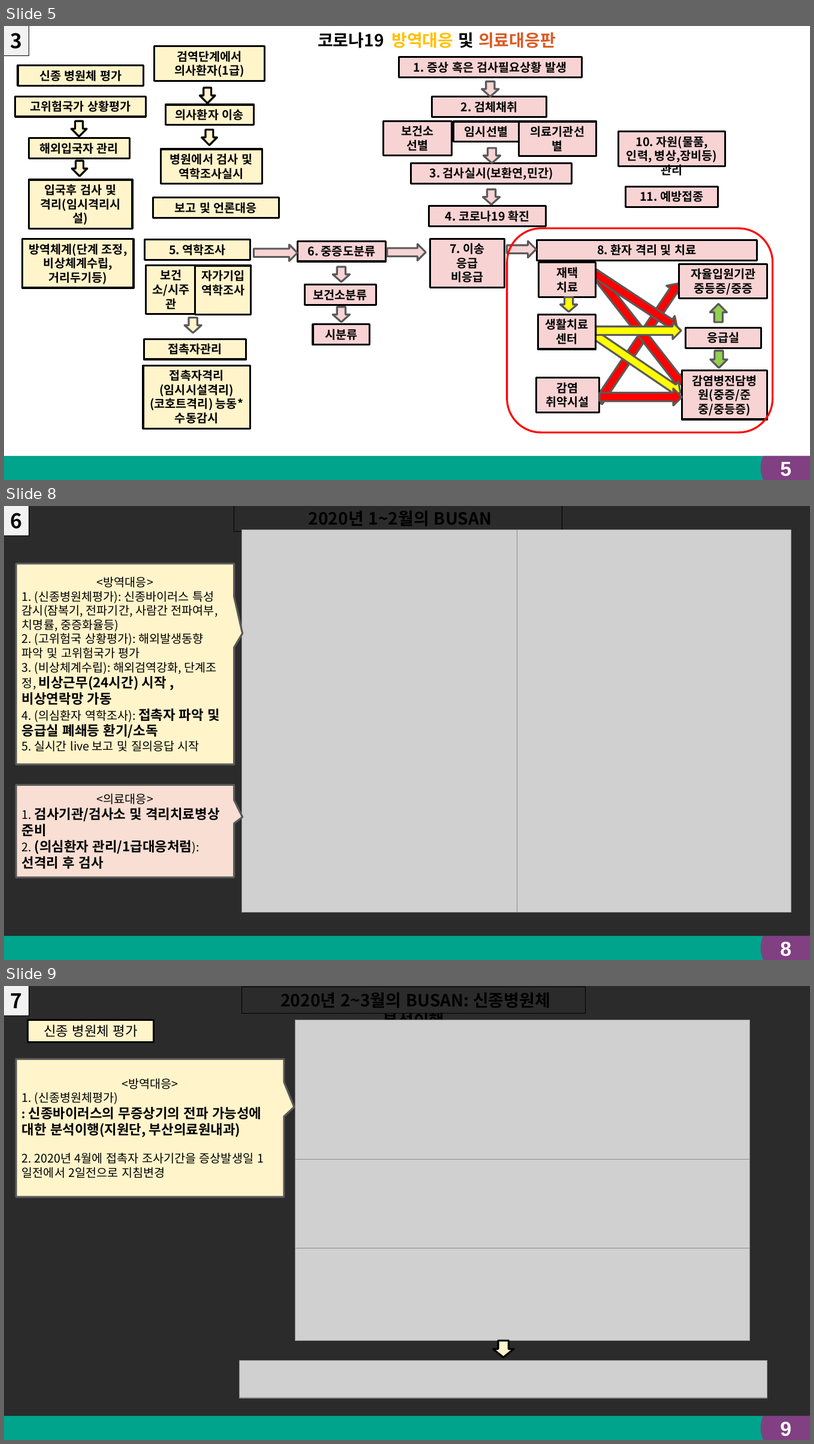
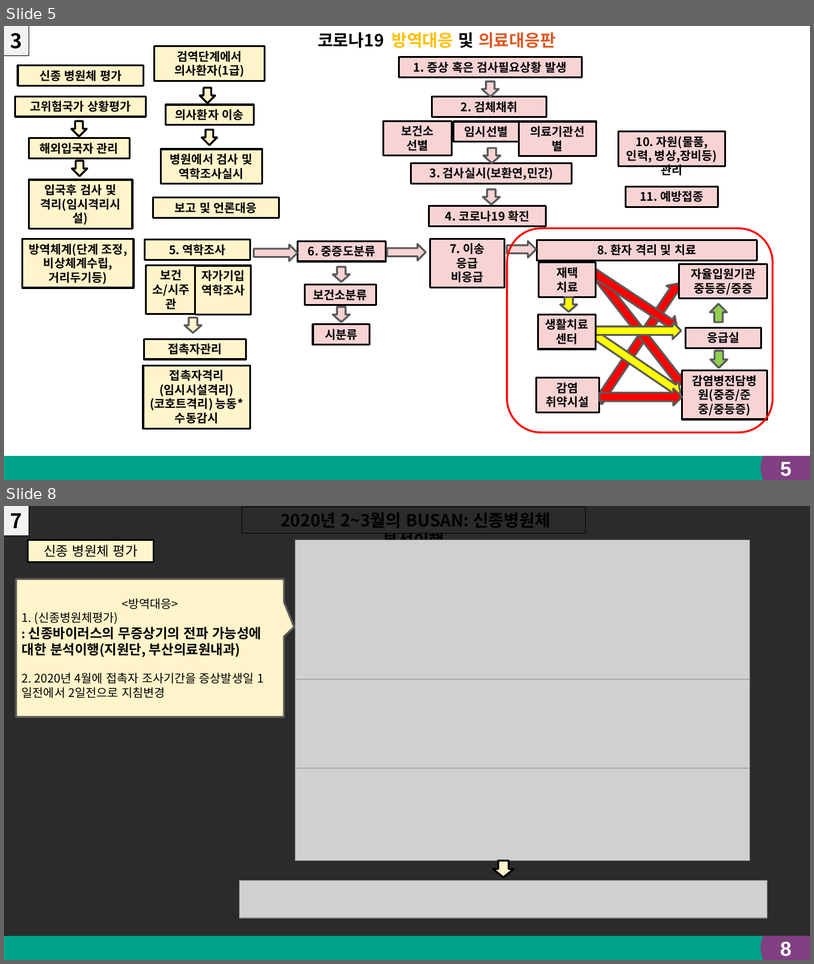
Before and after one commit to a01051657604-hash/-james127-homepage, a slide deck: assets/library/doc-009-6bd9d391f91c.pptx. Shown one above the other, each under a label of ours: slides 5, 8 and 9 before the commit, slides 5 and 8 after it; the slides between them are not shown. The pictures are 814x1444 and 814x964 pixels, drawn with LibreOffice and Linux fonts; fonts in the diff are those of the drawing; grey boxes stand for pictures; background and template pictures are left out; a plain dark background stands for a picture behind light text. Boxes give left, top, right and bottom in pixels: in the first picture for what was removed or moved away, otherwise in the second. Text is boxed around its words. In the diff, an @@ line names an element or a change of style, - is before the commit and + after.

```diff
--- a/assets/library/doc-009-6bd9d391f91c.pptx
+++ b/assets/library/doc-009-6bd9d391f91c.pptx
@@ slide 8 removed at bbox=[4, 506, 810, 960], background picture (left out); not listed: 2 template elements that a slide beside it also shows @@
@@ rectangle removed at bbox=[4, 506, 29, 535] @@
-6
@@ rectangle removed at bbox=[234, 506, 563, 532] @@
-2020년 1~2월의 BUSAN
@@ picture removed at bbox=[242, 530, 518, 913] @@
@@ picture removed at bbox=[518, 530, 792, 913] @@
@@ speech box removed at bbox=[16, 564, 234, 765] @@
-<방역대응>
-1. (신종병원체평가): 신종바이러스 특성 감시(잠복기, 전파기간, 사람간 전파여부, 치명률, 중증화율등)
-2. (고위험국 상황평가): 해외발생동향 파악 및 고위험국가 평가
-3. (비상체계수립): 해외검역강화, 단계조정, 비상근무(24시간) 시작 , 비상연락망 가동
-4. (의심환자 역학조사): 접촉자 파악 및 응급실 폐쇄등 환기/소독
-5. 실시간 live 보고 및 질의응답 시작
@@ speech box removed at bbox=[16, 785, 234, 877] @@
-<의료대응>
-1. 검사기관/검사소 및 격리치료병상 준비
-2. (의심환자 관리/1급대응처럼): 선격리 후 검사
@@ page number removed at bbox=[780, 941, 792, 956] @@
-8
@@ what was slide 9 is now slide 8 @@
@@ page number at bbox=[780, 941, 792, 956]: text changed @@
-9
+8
```
Also in this commit, not shown: 4 slides changed, 3 other slides removed, 11 other files.
